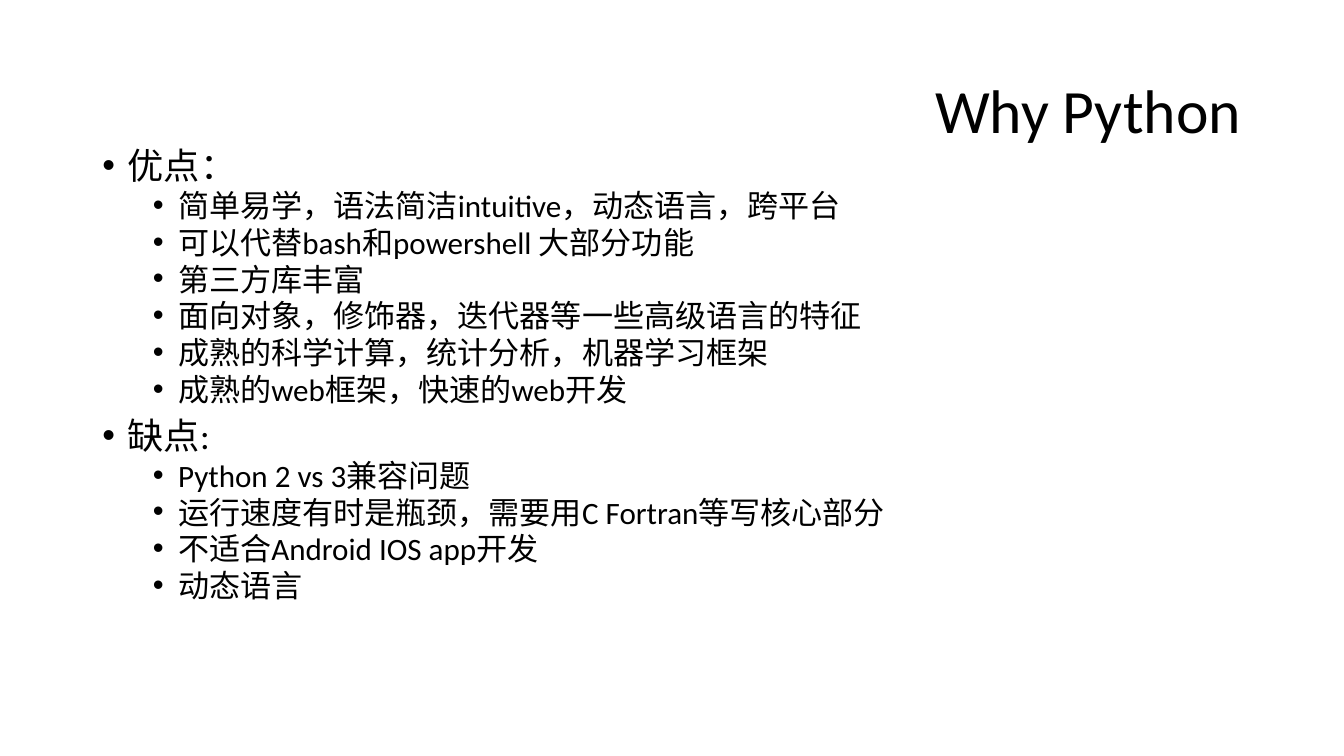
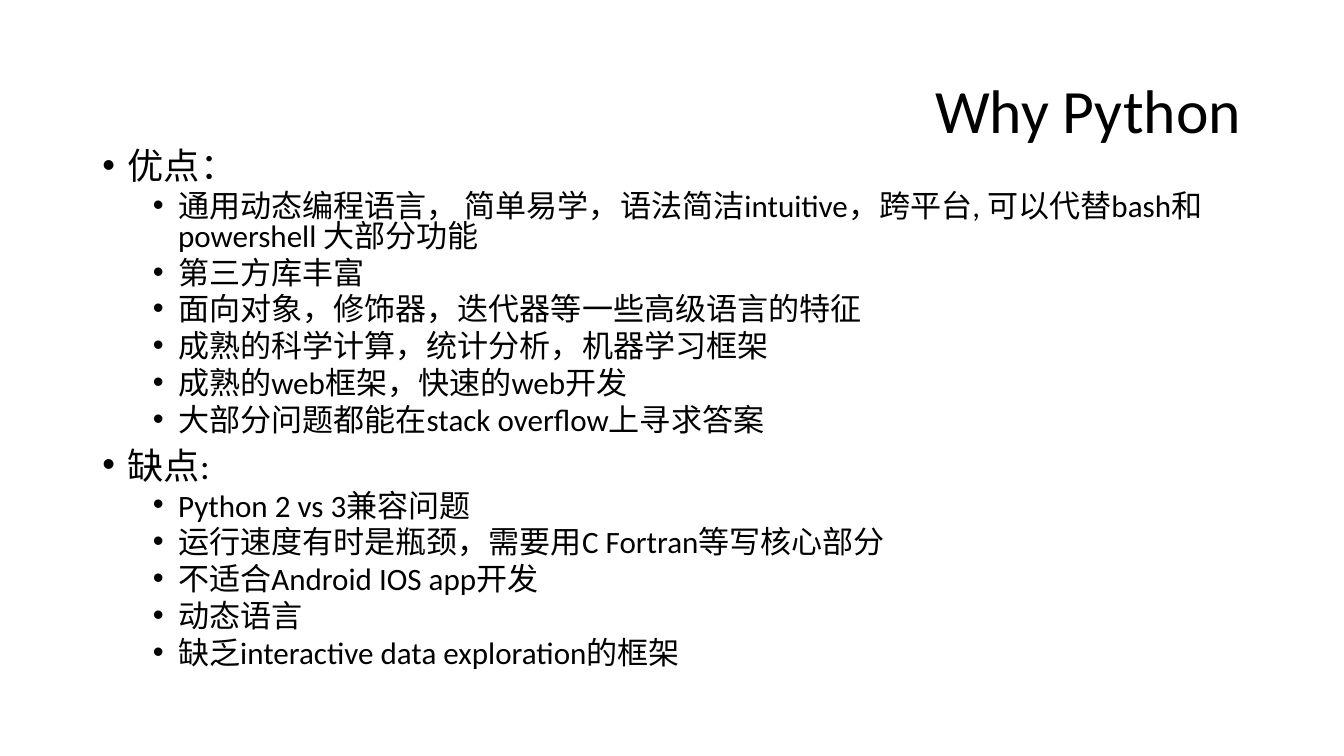
Before and after one commit to alexluliu/python101, a slide deck: slide 4 of 1/class 1.pptx. Drawn at 1344x756 pixels with LibreOffice and Linux fonts; fonts in the diff are those of the drawing; background and template pictures are left out. Boxes give left, top, right and bottom in pixels: in the first picture for what was removed or moved away, otherwise in the second. Text is boxed around its words. In the diff, an @@ line names an element or a change of style, - is before the commit and + after.

Commit message:
python101 v1.03

```diff
--- a/1/class 1.pptx
+++ b/1/class 1.pptx
@@ text at box(178, 190, 1202, 250): text changed @@
-  • 简单易学，语法简洁intuitive，动态语言，跨平台
-  • 可以代替bash和powershell 大部分功能
+  • 通用动态编程语言， 简单易学，语法简洁intuitive，跨平台, 可以代替bash和powershell 大部分功能
@@ text at box(178, 405, 765, 434): paragraph added @@
+  • 大部分问题都能在stack overflow上寻求答案
@@ text at box(178, 638, 679, 669): paragraph added @@
+  • 缺乏interactive data exploration的框架
```
Also in this commit, not shown: 9 other slides changed, 1 other file.
